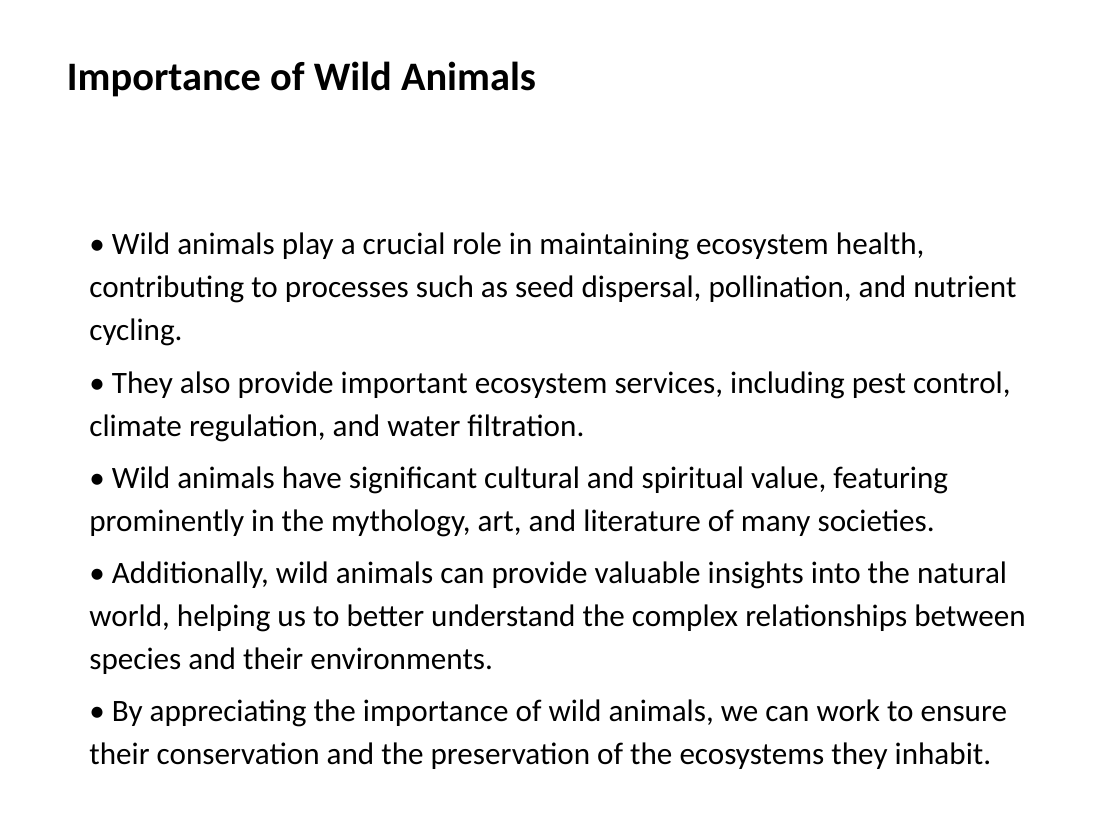
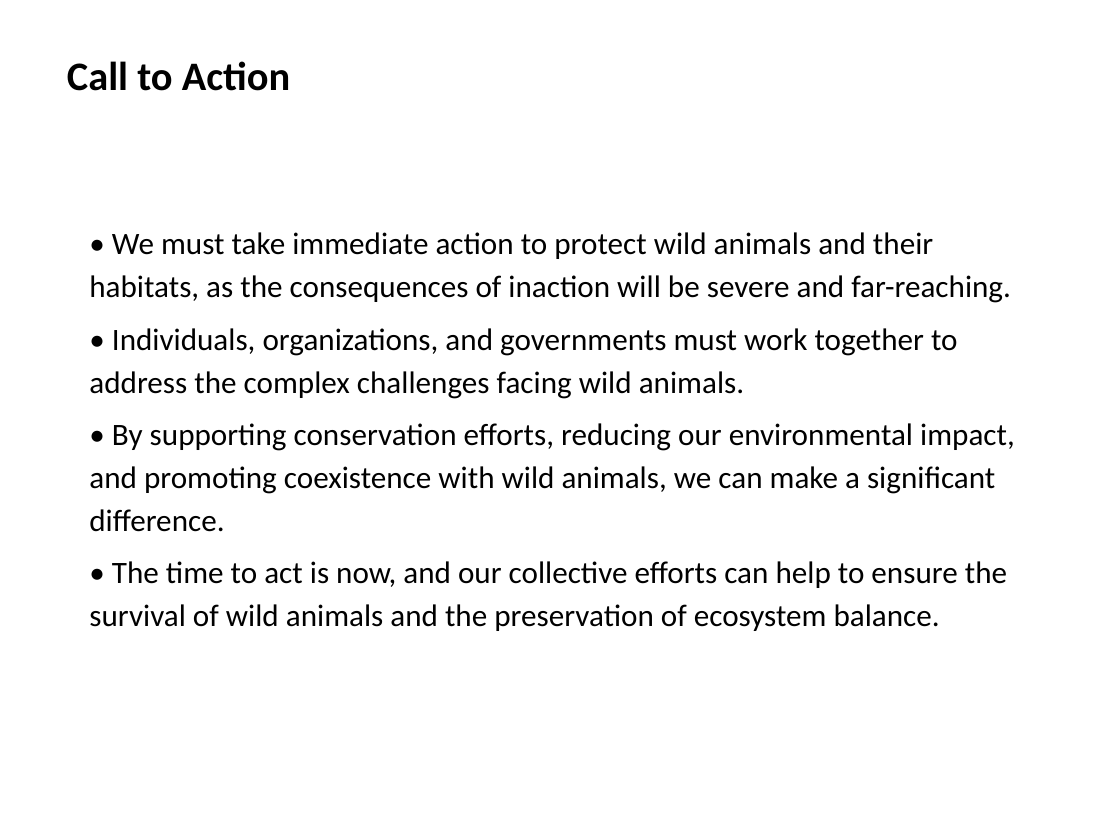
Before and after one commit to samith-debug/AI_PPTX_Generator, a slide deck: slide 15 of generated_ppt/wild_animals.pptx (slide 6 before the commit). Drawn at 1120x840 pixels with LibreOffice and Linux fonts; fonts in the diff are those of the drawing. Boxes give left, top, right and bottom in pixels: in the first picture for what was removed or moved away, otherwise in the second. Text is boxed around its words. In the diff, an @@ line names an element or a change of style, - is before the commit and + after.

```diff
--- a/generated_ppt/wild_animals.pptx
+++ b/generated_ppt/wild_animals.pptx
@@ text at [67, 61, 291, 91]: text changed @@
-Importance of Wild Animals
+Call to Action
@@ text at [89, 232, 1015, 631]: text changed @@
-• Wild animals play a crucial role in maintaining ecosystem health, contributing to processes such as seed dispersal, pollination, and nutrient cycling.
-• They also provide important ecosystem services, including pest control, climate regulation, and water filtration.
-• Wild animals have significant cultural and spiritual value, featuring prominently in the mythology, art, and literature of many societies.
-• Additionally, wild animals can provide valuable insights into the natural world, helping us to better understand the complex relationships between species and their environments.
-• By appreciating the importance of wild animals, we can work to ensure their conservation and the preservation of the ecosystems they inhabit.
+• We must take immediate action to protect wild animals and their habitats, as the consequences of inaction will be severe and far-reaching.
+• Individuals, organizations, and governments must work together to address the complex challenges facing wild animals.
+• By supporting conservation efforts, reducing our environmental impact, and promoting coexistence with wild animals, we can make a significant difference.
+• The time to act is now, and our collective efforts can help to ensure the survival of wild animals and the preservation of ecosystem balance.
```
Also in this commit, not shown: 6 other slides changed, 8 slides added, 5 other files.
